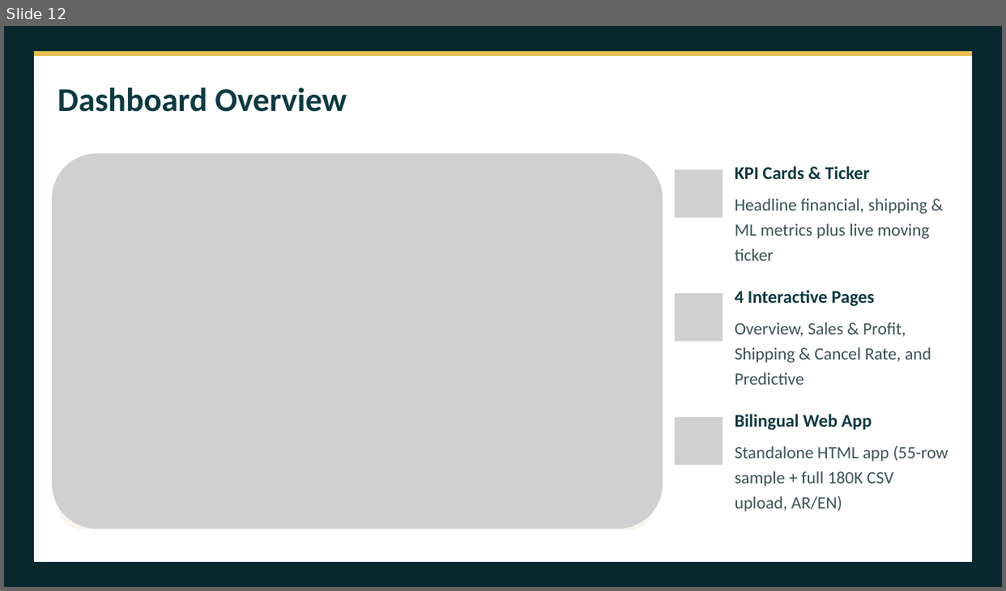
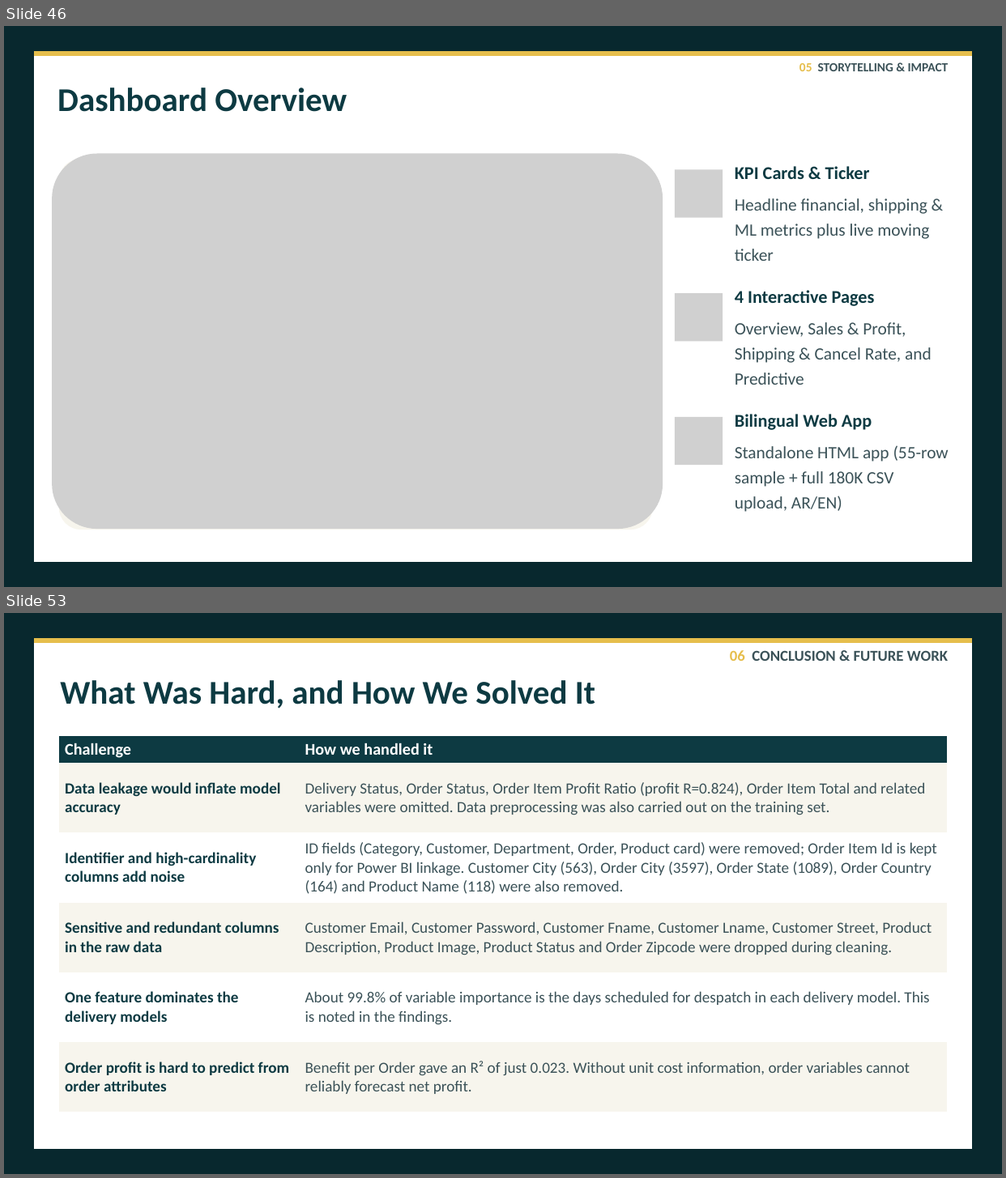
Before and after one commit to Team5-Depi/Supply-Chain-Dataset-Analysis-Final_Project, a slide deck: Presentation/Supply_Chain_Dataset_Analysis_Presentation.pptx. Shown one above the other, each under a label of ours: slide 12 before the commit, slides 46 and 53 after it; the slides between them are not shown. The pictures are 1006x591 and 1006x1178 pixels, drawn with LibreOffice and Linux fonts; fonts in the diff are those of the drawing; grey boxes stand for pictures. Boxes give left, top, right and bottom in pixels: in the first picture for what was removed or moved away, otherwise in the second. Text is boxed around its words. In the diff, an @@ line names an element or a change of style, - is before the commit and + after.

```diff
--- a/Presentation/Supply_Chain_Dataset_Analysis_Presentation.pptx
+++ b/Presentation/Supply_Chain_Dataset_Analysis_Presentation.pptx
@@ slide 53 added at <box>4,613,1002,1174</box>, background #08282E @@
@@ freeform shape added at <box>34,638,972,1149</box>, fill #FFFFFF @@
@@ freeform shape added at <box>34,638,972,643</box>, fill #E6BE4C @@
@@ text added at <box>730,650,948,661</box>, 22 pt, text #3B5258, bold @@
+06 CONCLUSION & FUTURE WORK
@@ text added at <box>60,680,595,709</box>, 48 pt, text #0D3A42, bold @@
+What Was Hard, and How We Solved It
@@ table added at <box>59,736,947,1113</box>, 6 rows, 2 columns @@
+Challenge | How we handled it
+Data leakage would inflate model accuracy | Delivery Status, Order Status, Order Item Profit Ratio (profit R=0.824), Order Item Total and related variables were omitted. Data preprocessing was also carried out on the training set.
+Identifier and high-cardinality columns add noise | ID fields (Category, Customer, Department, Order, Product card) were removed; Order Item Id is kept only for Power BI linkage. Customer City (563), Order City (3597), Order State (1089), Order Country (164) and Product Name (118) were also removed.
+Sensitive and redundant columns in the raw data | Customer Email, Customer Password, Customer Fname, Customer Lname, Customer Street, Product Description, Product Image, Product Status and Order Zipcode were dropped during cleaning.
+One feature dominates the delivery models | About 99.8% of variable importance is the days scheduled for despatch in each delivery model. This is noted in the findings.
+Order profit is hard to predict from order attributes | Benefit per Order gave an R² of just 0.023. Without unit cost information, order variables cannot reliably forecast net profit.
@@ what was slide 12 is now slide 46 @@
@@ slide 46 changed as well @@
@@ text added at <box>799,63,948,71</box>, 18 pt, text #3B5258, bold @@
+05 STORYTELLING & IMPACT
```
Also in this commit, not shown: 10 other slides changed, 45 other slides added, 4 slides removed, 2 other files.
